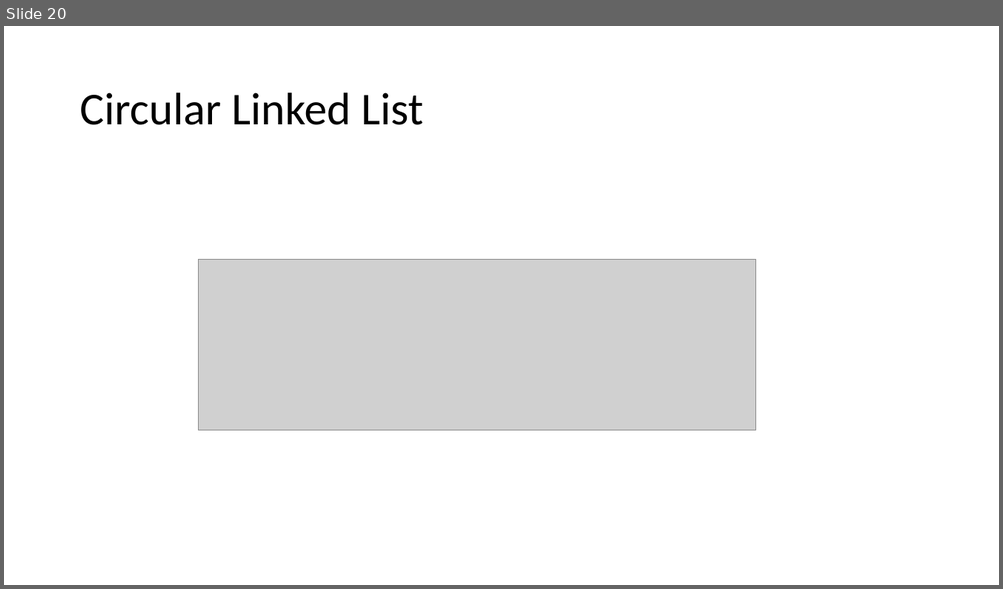
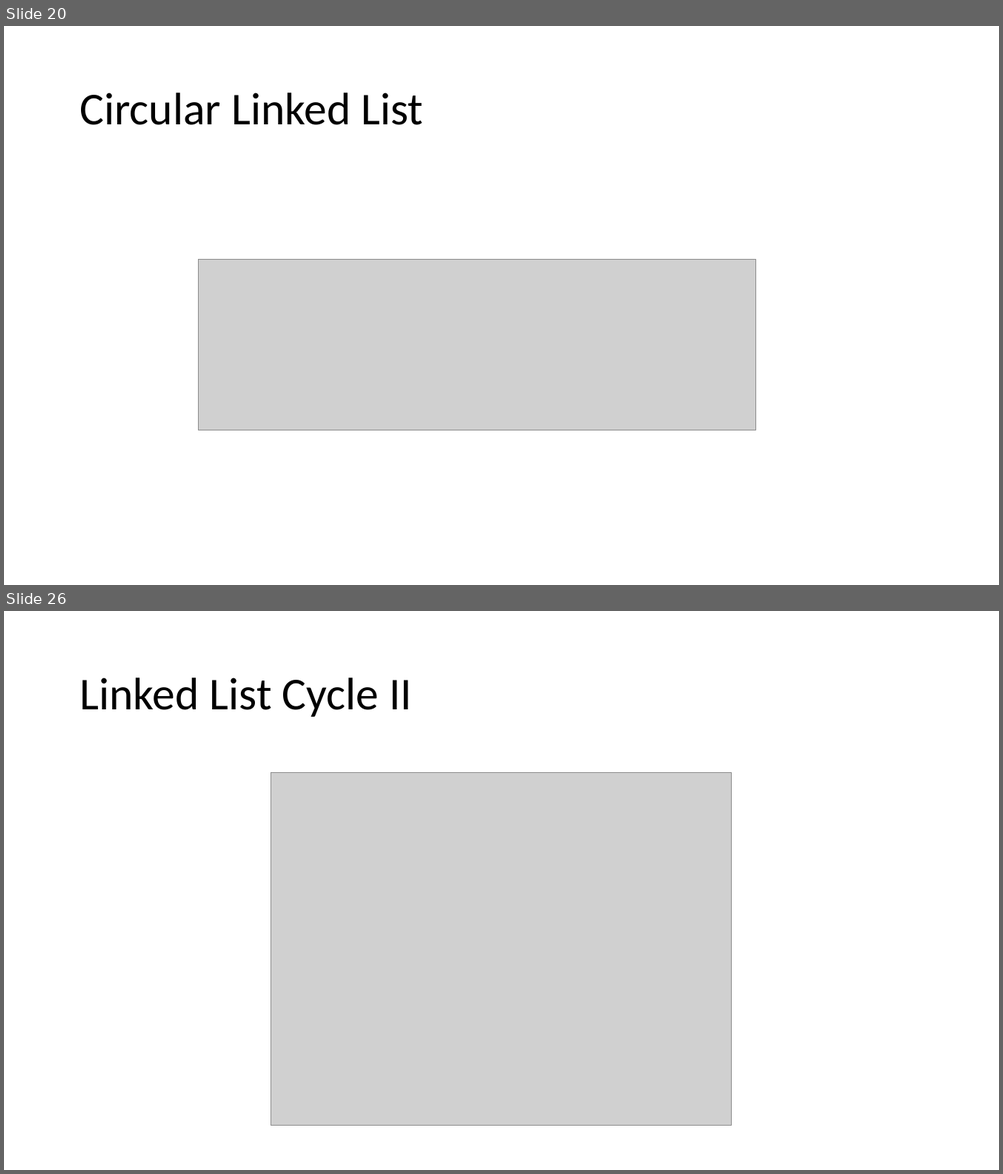
Before and after one commit to priyalbhatewara123/Winter-Industrial-Training-GirlScript, a slide deck: LINKED LIST.pptx. Shown one above the other, each under a label of ours: slide 20 before the commit, slides 20 and 26 after it; the slides between them are not shown. The pictures are 1003x589 and 1003x1174 pixels, drawn with LibreOffice and Linux fonts; fonts in the diff are those of the drawing; grey boxes stand for pictures. Boxes give left, top, right and bottom in pixels: in the first picture for what was removed or moved away, otherwise in the second. Text is boxed around its words. In the diff, an @@ line names an element or a change of style, - is before the commit and + after.

```diff
--- a/LINKED LIST.pptx
+++ b/LINKED LIST.pptx
@@ slide 26 added at [4,611,999,1170], background #FFFFFF @@
@@ title added at [79,678,412,717], 44 pt, text #000000 @@
+Linked List Cycle II
@@ picture added at [271,773,731,1126] @@
```
Also in this commit, not shown: 5 other slides added, 4 other files.
